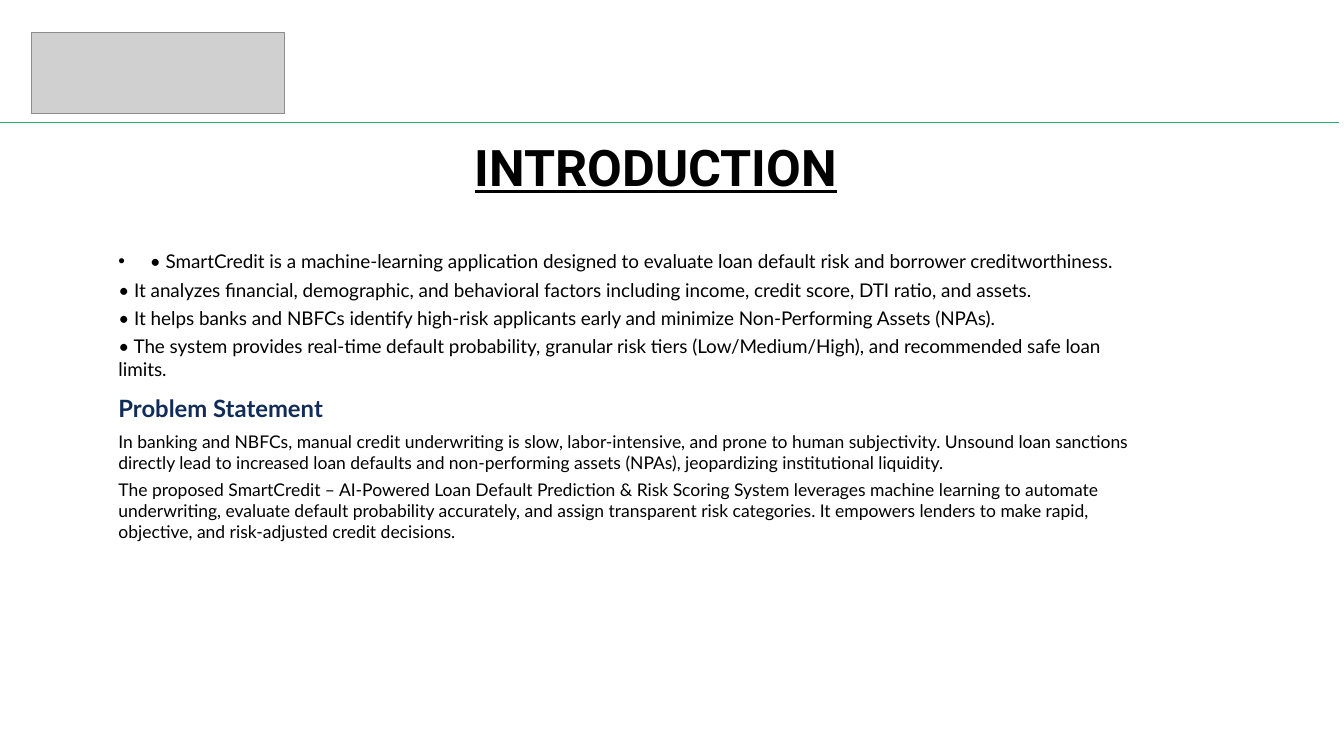
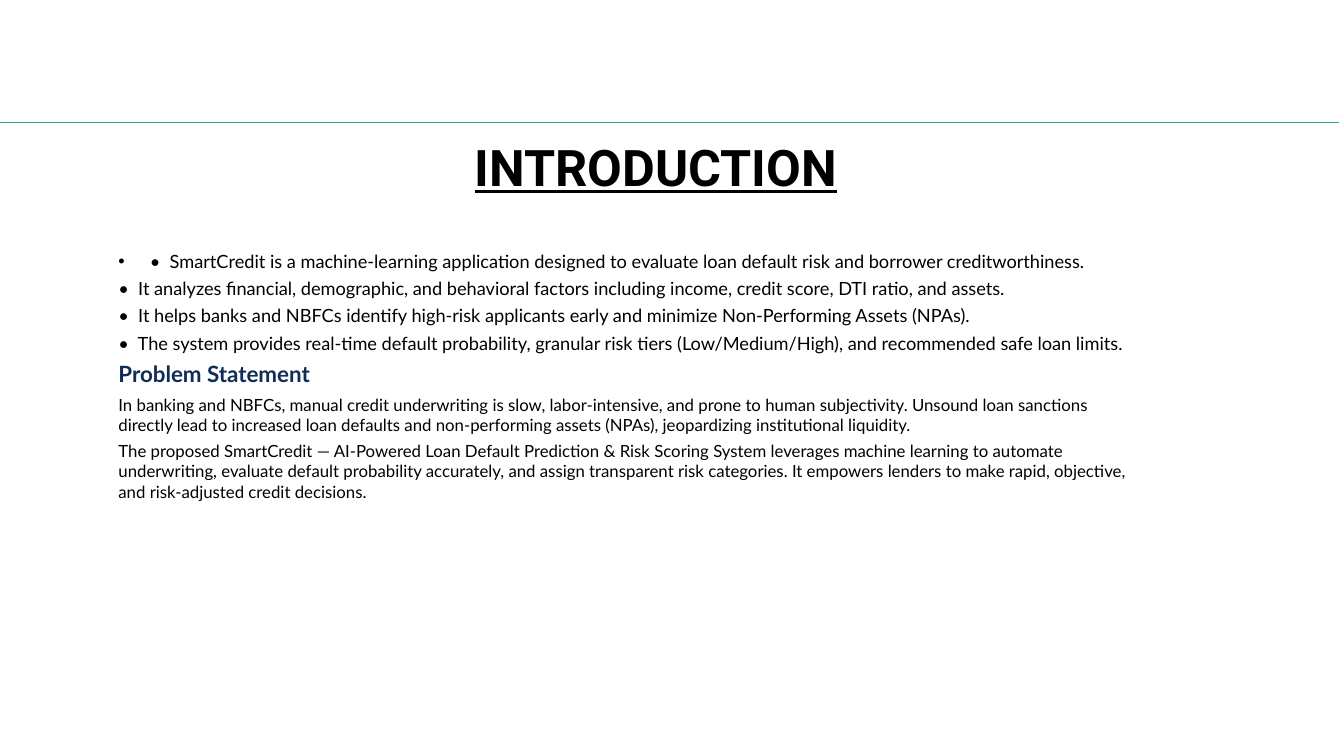
Before and after one commit to S1h2i3v4a/AI_ML, a slide deck: slide 3 of SmartCredit/smartCredit.pptx. Drawn at 1344x756 pixels with LibreOffice and Linux fonts; fonts in the diff are those of the drawing; grey boxes stand for pictures. Boxes give left, top, right and bottom in pixels: in the first picture for what was removed or moved away, otherwise in the second. Text is boxed around its words. In the diff, an @@ line names an element or a change of style, - is before the commit and + after.

```diff
--- a/SmartCredit/smartCredit.pptx
+++ b/SmartCredit/smartCredit.pptx
@@ picture removed at (32, 32, 285, 114) @@
@@ text at (118, 254, 1123, 434): size 13.5 to 13 pt in "• SmartCredit is a machine-learning application designed ...", "• It analyzes financial, demographic, and behavioral ...", "• It helps banks and NBFCs identify ...", "• The system provides real-time default probability, ..."; size 17 to 16 pt in "Problem Statement"; size 12.5 to 12 pt in "In banking and NBFCs, manual credit underwriting ..."; less space between paragraphs @@
@@ text at (118, 444, 1125, 501): text changed; size 12.5 to 12 pt @@
-The proposed SmartCredit – AI-Powered Loan Default Prediction & Risk Scoring System leverages machine learning to automate underwriting, evaluate default probability accurately, and assign transparent risk categories. It empowers lenders to make rapid, objective, and risk-adjusted credit decisions.
+The proposed SmartCredit — AI-Powered Loan Default Prediction & Risk Scoring System leverages machine learning to automate underwriting, evaluate default probability accurately, and assign transparent risk categories. It empowers lenders to make rapid, objective, and risk-adjusted credit decisions.
```
Also in this commit, not shown: 10 other slides changed, 4 other files.
